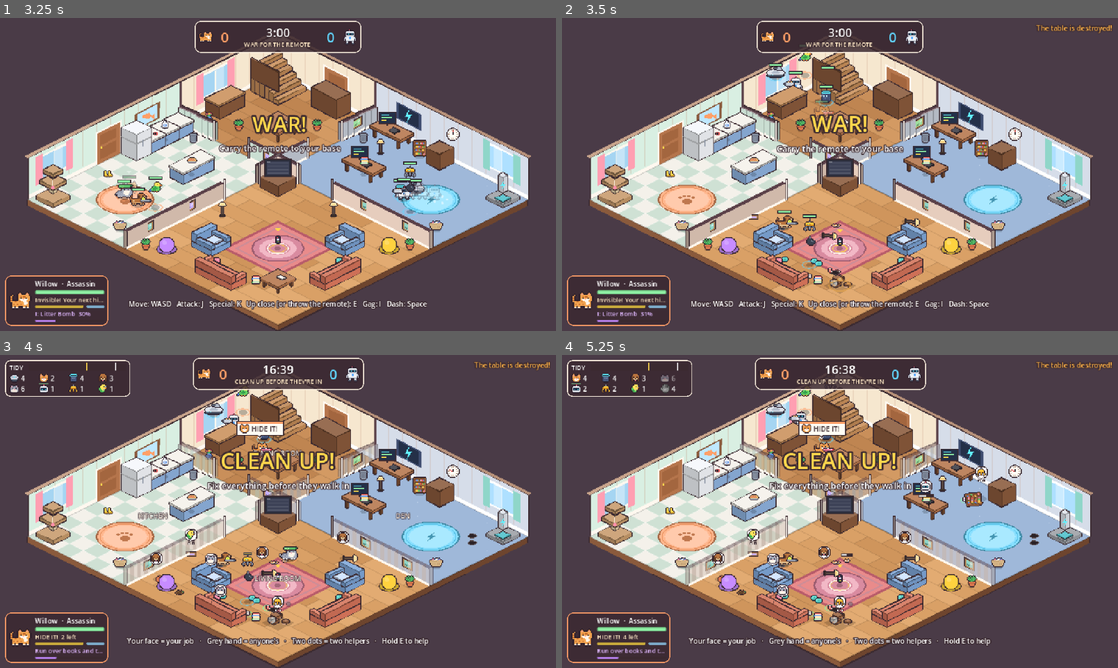
Above: before the commit, frames 1-4 (two rows, left to right).
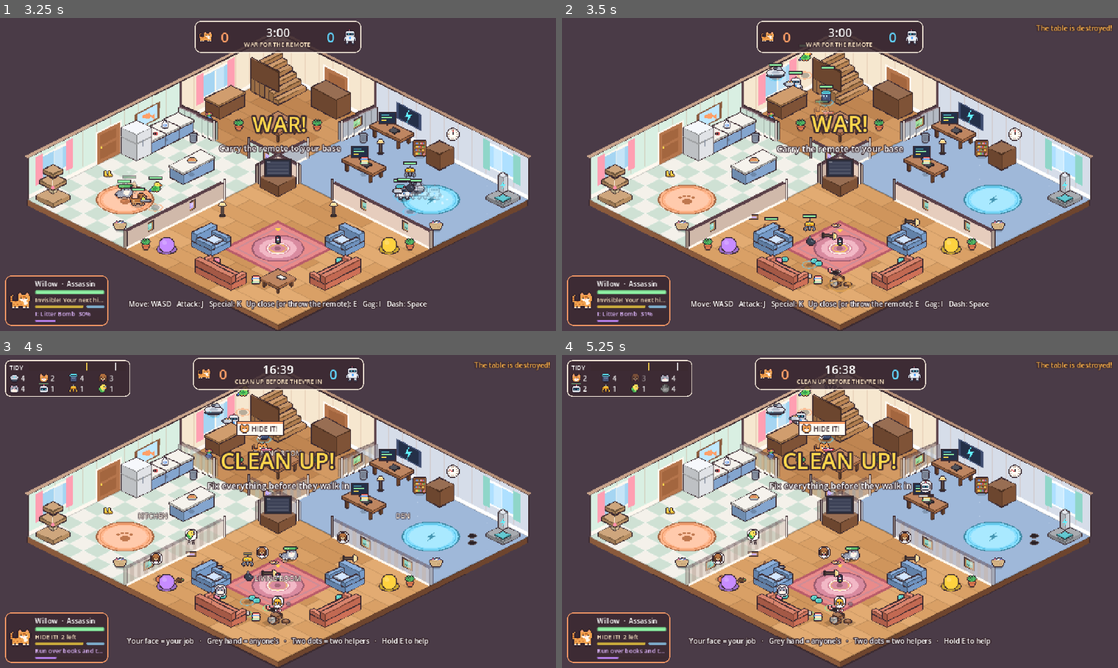
Above: after the commit, the same moments.

Repository: YourLifewithAI/WillowVSTheWorld
Game: Godot game, scene res://tests/chores_test.tscn
The game is run twice, just before and just after one commit, with the same random seed, the same clock (stepped at 60 frames per second) and the same inputs. This scene is started directly instead of the project's main scene.
Inputs (mouse positions are in pixels of both pictures, inside the frame that each line leads up to):
- Up to frame 1 (3.25 s): tap Enter at 0.5 s; move the mouse to (400, 158) at 0.52 s; hold D (move_right) 0.53-1.25 s; hold E (interact) 0.53-1.25 s; tap I (gag) at 0.6 s; click (400, 158) at 0.67 s; drag from (166, 190) to (250, 237) at 1.27 s; tap Space (dash) at 2 s; move the mouse to (333, 105) at 2.02 s; hold D (move_right) 2.03-2.75 s; hold J (attack) 2.03-2.75 s; tap E (interact) at 2.3 s; drag from (250, 237) to (111, 127) at 2.77 s
- Up to frame 2 (3.5 s): no input
- Up to frame 3 (4 s): move the mouse to (444, 558) at 3.52 s; hold A (move_left) from 3.53 s (still down); hold E (interact) from 3.53 s (still down); tap I (gag) at 3.6 s
- Up to frame 4 (5.25 s): release A (move_left) at 4.25 s; release E (interact) at 4.25 s; drag from (673, 464) to (756, 433) at 4.27 s; move the mouse to (867, 511) at 5.02 s; hold S (move_down) from 5.03 s (still down); hold E (interact) from 5.03 s (still down); tap K (special) at 5.1 s; click (867, 511) at 5.17 s

Frame 1 is identical in both runs. In frame 2, 0.2% of the frame differs, in the area x 36-43%, y 61-74%; in frame 3, 0.2%; in frame 4, 0.8%, in the area x 3-77%, y 6-91%.

Commit message:
Cleanup review fixes: Pepper never gets stuck carrying, idle means idle
From a review of the cleanup-by-specialty commit:

- Pepper could pick up something whose home he can't reach (the
  Farmhouse boots lived on top of the dog bed) and carry it forever,
  blocking it and the remote. The boots now sit on the floor; delivery
  also counts at the nearest reachable spot to an item's home; pressing
  the button puts a carried thing down (he won't grab it straight back);
  a bot Pepper gives up after 8 s.
- An owner counted as idle 8 s after last *finishing* a job, so long jobs
  flipped their chore to the grey hand mid-job. Any progress now counts.
- When a person and a bot pick the same character, the person keeps the
  chore and the bot takes the spare one; the card's hint now describes
  the chore you actually got, not your character's usual one.
- Crash reports are only believed right after the host knocked that
  player flying, right against the piece, once per moment.
- At the mess cap, new mess grows the nearest pile that still has room,
  or spills a few past the cap, instead of vanishing.
- A bot handing a character back (or a player leaving) drops its job
  target and claims.
- "ALL DONE!" waits until repair steps still to come are done too.
- chores_test: 54 checks (crash validation, mid-job activity, put-down,
  person-keeps-chore).

Co-Authored-By: Claude Opus 5.5 <noreply@anthropic.com>
Claude-Session: https://claude.ai/code/session_01GpnygafYhKCV3iTwLEyBty

Diff:
--- a/game/scenes/maps/farmhouse.tscn
+++ b/game/scenes/maps/farmhouse.tscn
@@ -273,7 +273,7 @@
 sprite_name = "boots"
 
 [node name="BootsBase" type="Node2D" parent="Entities"]
-position = Vector2(-201.6, 113.6)
+position = Vector2(-172.8, 128)
 script = ExtResource("5_mess")
 sprite_name = "boots"
 
--- a/game/scenes/match/bot_brain.gd
+++ b/game/scenes/match/bot_brain.gd
@@ -345,6 +345,7 @@
 var _job_progress := -1.0
 var _job_stalled := 0.0
 var _job_closest := INF
+var _carry_t := 0.0
 var _replan_t := 0.0
 var _look_t := 0.0
 var _skip: Dictionary = {}  # jobs this bot gave up on -> seconds before it tries again
@@ -360,8 +361,17 @@
 		return
 	var held := arena.carried_by(me)
 	if held:
-		inp["move"] = _steer(held.home, delta) * BOT_PACE  # he drops it once he's there
-		return
+		# Home (or as close as anyone gets); he drops it in place once he's there.
+		# Stuck for too long? Put it down and leave it for someone else.
+		_carry_t += delta
+		if _carry_t > 8.0:
+			inp["interact"] = true
+			_skip[held] = 10.0
+			_carry_t = 0.0
+			return
+		inp["move"] = _steer(arena.level.walkable(held.home), delta) * BOT_PACE
+		return
+	_carry_t = 0.0
 	for job in _skip.keys():  # (some may be freed by now)
 		_skip[job] -= delta
 		if _skip[job] <= 0.0:
--- a/game/scenes/match/hud.gd
+++ b/game/scenes/match/hud.gd
@@ -347,8 +347,8 @@
 	var gag_label: Label = c["gag_label"]
 	var gag_name: String = me.data["gag"]["name"]
 	if arena.phase == Match.Phase.CLEANUP or arena.phase == Match.Phase.WHISTLE:
-		# How this character cleans.
-		gag_label.text = String(me.data["tidy_note"]).replace("{interact}", keys["interact"])
+		# How to do the chore this character got (a spare hand's isn't its usual one).
+		gag_label.text = Chores.how(arena.my_chore(me), arena.has_owner_move(me)).replace("{interact}", keys["interact"])
 		gag_label.modulate.a = 1.0
 	elif me.gag_t > 0.0:
 		gag_label.text = "%s!" % gag_name.to_upper()
--- a/game/scenes/match/match.gd
+++ b/game/scenes/match/match.gd
@@ -32,6 +32,8 @@
 const FLIP_KNOCK := 220.0
 ## Most bits of floor mess allowed at once (after that, piles just grow).
 const MAX_DEBRIS := 140
+## ...plus this many more when every pile of that kind of mess is already as big as it gets.
+const MAX_DEBRIS_EXTRA := 40
 ## Floor pixels in one tile.
 const TILE := 22.63
 ## How a bit of floor mess got cleaned (for the effect everyone sees).
@@ -93,6 +95,10 @@
 var _swat_cd: Dictionary = {}  # Willow pid -> seconds until the next swat
 var _thump_cd: Dictionary = {}  # Bass pid -> seconds until the next THUMP
 var _carried: Dictionary = {}  # Pepper pid -> MessItem he's carrying home
+var _knocked_at: Dictionary = {}  # pid -> when the host last knocked them flying
+var _crash_seen: Dictionary = {}  # Vector2i(pid, furniture index) -> when a crash into it was last counted
+var _put_down: Dictionary = {}  # Pepper pid -> [MessItem he just put down, when]
+var _was_holding: Dictionary = {}  # pid -> held interact last tick (a fresh press drops what Pepper carries)
 var _worked: Dictionary = {}  # jobs someone worked last tick
 var _credit: Dictionary = {}  # job -> {pid: work done on it}
 var _chore_log: Dictionary = {}  # chore -> {"done", "owner", "other"} weight cleared
@@ -223,6 +229,7 @@
 		if not is_lost and _stand_ins.has(p):
 			_stand_ins.erase(p)
 			p.brain = SeatInput.new(p.seat)
+			_forget_bot_plans(p)
 		elif is_lost and not _stand_ins.has(p) and not p.brain is BotBrain and not can_pause() \
 				and multiplayer.is_server() and not Net.options.has("autopilot"):
 			_stand_ins[p] = true
@@ -742,6 +749,8 @@
 			_drop_remote(t.position)
 			_cl_event.rpc("%s dropped the remote! (butterfingers)" % t.display_name, Roster.TEAM_COLORS[t.team])
 	var hop := float(spec.get("effect_value", 0.0)) if effect == "knockup" else 0.0
+	if knock >= Player.TUMBLE_SPEED:
+		_knocked_at[t.pid] = work_clock  # (so a crash report that follows is believable)
 	_cl_damaged.rpc(t.pid, t.hp, d * knock, stun, ambushed, hop)
 	if t.hp <= 0:
 		_ko(t, a)
@@ -964,8 +973,15 @@
 func _assign_chores() -> void:
 	specialty.clear()
 	var totals := chore_totals()
+	# People first (in seat order), then bots: if a bot picked the same
+	# character as a person, the bot is the one who takes another chore.
 	var ids: Array = players.keys()
-	ids.sort()
+	ids.sort_custom(func(a: int, b: int) -> bool:
+		var pa: Player = players[a]
+		var pb: Player = players[b]
+		if pa.is_bot != pb.is_bot:
+			return not pa.is_bot
+		return a < b)
 	var taken := {}
 	var spare: Array[int] = []
 	for pid: int in ids:
@@ -1275,6 +1291,7 @@
 		var credit: Dictionary = _credit.get_or_add(job, {})
 		for pid: int in rates:
 			credit[pid] = float(credit.get(pid, 0.0)) + rates[pid] * delta
+			_last_work[pid] = work_clock  # making progress, so not idle
 	if progress >= 1.0:
 		_finish_job(job, owner_on, helpers, send)
 	else:
@@ -1360,6 +1377,12 @@
 	for p: Player in players.values():
 		var from: Vector2 = _prev_pos.get(p.pid, p.position)
 		_prev_pos[p.pid] = p.position
+		var pressed: bool = p.interacting and not _was_holding.get(p.pid, false)
+		_was_holding[p.pid] = p.interacting
+		# Pressing the button with something in your mouth puts it down.
+		if pressed and _carried.has(p.pid):
+			_drop_carried(p.pid, p.position)
+			continue
 		if p.is_ko or p.captured_by != 0:
 			continue
 		var c := my_chore(p)
@@ -1406,16 +1429,22 @@
 func _fetch(p: Player, from: Vector2) -> void:
 	if _carried.has(p.pid):
 		var held: MessItem = _carried[p.pid]
-		if Iso.fdist(p.position, held.home) <= Chores.DELIVER_RADIUS:
+		_last_work[p.pid] = work_clock  # carrying it home is work too
+		# Its place, or as close to it as anyone can get (it may live on top of something).
+		if Iso.fdist(p.position, held.home) <= Chores.DELIVER_RADIUS \
+				or Iso.fdist(p.position, level.walkable(held.home)) <= 6.0:
 			_carried.erase(p.pid)
 			_give_credit(Chores.Chore.FETCH, held.weight(), {p.pid: 1.0})
 			_cl_mess_state.rpc(held.index, false, Vector2.ZERO, 0)
 		return
 	if remote.state == TVRemote.State.CARRIED and remote.carrier_pid == p.pid:
 		return
+	var dropped: Array = _put_down.get(p.pid, [null, -99.0])
 	for item in level.mess_items:
 		if not item.knocked or item.carrier != 0 or item.chore() != Chores.Chore.FETCH:
 			continue
+		if item == dropped[0] and work_clock - float(dropped[1]) < 1.5:
+			continue  # he's only just put it down
 		if Iso.segment_fdist(item.position, from, p.position) > Chores.FETCH_RADIUS or not _reachable(p, item.position):
 			continue
 		if item.stray():
@@ -1432,6 +1461,7 @@
 func _drop_carried(pid: int, at: Vector2) -> void:
 	var item: MessItem = _carried[pid]
 	_carried.erase(pid)
+	_put_down[pid] = [item, work_clock]
 	_cl_mess_state.rpc(item.index, true, level.clamp_to_floor(at) - item.home, 0)
 
 
@@ -1560,6 +1590,7 @@
 				_capture(t, z, Player.Capture.SWALLOWED, float(g["swallow_time"]))
 			elif d <= float(g["radius"]) and pulse:
 				var toward := Iso.to_floor(z.position - t.position).normalized()
+				_knocked_at[t.pid] = work_clock
 				_cl_pull.rpc(t.pid, toward * float(g["pull"]))
 	# Captures run out: spit them out / drop them.
 	for tid: int in _captures.keys():
@@ -1703,6 +1734,13 @@
 	if Iso.fdist(by.position, f.position) > 420.0:
 		return
 	if ability < 0:
+		# A crash: only right after the host knocked them flying, right up
+		# against it, and once per piece per moment.
+		var key := Vector2i(pid, idx)
+		if work_clock - float(_knocked_at.get(pid, -99.0)) > 2.0 or f.distance_to(by.position) > Player.BODY_RADIUS + 16.0 \
+				or work_clock - float(_crash_seen.get(key, -99.0)) < 0.3:
+			return
+		_crash_seen[key] = work_clock
 		_scuff(by.position)  # a crash leaves a mark on the floor
 	if f is WallPanel:
 		_drop_pictures(f, Iso.to_floor(f.position - by.position))
@@ -1870,28 +1908,34 @@
 	var spec: Array = Chores.DEBRIS.get(kind, [Chores.Chore.FLOOR, 0.5, 0.4])
 	# A fresh KO pile on top of an old one just makes that one bigger.
 	if kind in ["fur", "bolts"]:
-		var pile := _nearest_debris(pos, Chores.MERGE_RADIUS, kind, -1)
+		var pile := _nearest_debris(pos, Chores.MERGE_RADIUS, kind, -1, true)
 		if pile and _grow(pile):
 			return
 	# The house can only hold so much: after that, the nearest pile of the same
-	# kind of mess grows instead, so it still counts.
+	# kind of mess with room to grow gets bigger instead, so it still counts
+	# (and if there's none, a few more fit in after all).
 	if debris.size() >= MAX_DEBRIS:
-		var pile := _nearest_debris(pos, INF, "", spec[0])
+		var pile := _nearest_debris(pos, INF, "", spec[0], true)
 		if pile:
 			_grow(pile)
-		return
+			return
+		if debris.size() >= MAX_DEBRIS + MAX_DEBRIS_EXTRA:
+			return
 	var id := _next_debris_id
 	_next_debris_id += 1
 	var jitter := Iso.to_screen(Vector2(randf_range(-6, 6), randf_range(-6, 6)))
 	_cl_debris_add.rpc(id, kind, _free_floor_spot(pos + jitter))
 
 
-## The nearest pile of a kind (or of a chore) within `radius`, or null.
-func _nearest_debris(pos: Vector2, radius: float, kind: String, chore: int) -> Debris:
+## The nearest pile of a kind (or of a chore) within `radius` (that can
+## still grow, if `room`), or null.
+func _nearest_debris(pos: Vector2, radius: float, kind: String, chore: int, room: bool = false) -> Debris:
 	var best: Debris = null
 	var best_d := radius
 	for d: Debris in debris.values():
 		if (kind != "" and d.kind != kind) or (chore >= 0 and d.chore != chore):
+			continue
+		if room and d.growth >= Chores.MAX_GROWTH - 0.001:
 			continue
 		var dist := Iso.fdist(d.position, pos)
 		if dist < best_d:
@@ -2024,8 +2068,18 @@
 func _cl_remove_player(id: int) -> void:
 	if players.has(id):
 		hud.feed("%s went home." % players[id].display_name, Color.WHITE)
+		_forget_bot_plans(players[id])
 		players[id].queue_free()
 		players.erase(id)
+
+
+## A bot stops driving this character (its person is back, or they left):
+## let go of the job it was heading for.
+func _forget_bot_plans(p: Player) -> void:
+	p.focus_job = null
+	for job in claims.keys():
+		if claims[job] == p.pid:
+			claims.erase(job)
 
 
 func summary() -> String:
--- a/game/scenes/match/player.gd
+++ b/game/scenes/match/player.gd
@@ -1044,7 +1044,9 @@
 		return
 	_pointer_t = 0.25
 	_pointer = arena.pointer_for(self)
-	var done: bool = arena.my_chore(self) != Chores.Chore.NONE and not _pointer.get("own", false)
+	# Done once nothing of this chore is left, not even steps still to come.
+	var mine := arena.my_chore(self)
+	var done: bool = mine != Chores.Chore.NONE and int(arena.chore_totals().get(mine, [0, 0.0])[0]) == 0
 	if done and not _all_done:
 		Fx.text(arena.level.entities, position + Vector2(0, -sprite_height() - 12), "ALL DONE! HELP!", marker_color())
 		Audio.play_at("c_done", arena.level.entities, position)
--- a/game/scripts/core/chores.gd
+++ b/game/scripts/core/chores.gd
@@ -27,6 +27,18 @@
 const VERB := {
 	Chore.FLOOR: "VACUUM!", Chore.CLUTTER: "HIDE IT!", Chore.STAIN: "THUMP!", Chore.FETCH: "FETCH!",
 	Chore.SOFT: "KNEAD!", Chore.REPAIR: "FIX IT!", Chore.LIFT: "LIFT!", Chore.HIGH: "UP HIGH!",
+}
+## How to do each chore, for the card at the bottom of the screen: holding
+## interact at each job, or (for owners with a move of their own) their way.
+const HOW := {
+	Chore.FLOOR: "Hold {interact} by fur, dust and crumbs", Chore.CLUTTER: "Hold {interact} by books, toys and socks",
+	Chore.STAIN: "Hold {interact} by stains", Chore.FETCH: "Hold {interact} by knocked-over things",
+	Chore.SOFT: "Hold {interact} by cushions and saggy couches", Chore.REPAIR: "Hold {interact} by cracked and broken things",
+	Chore.LIFT: "Hold {interact} by heavy things and wrecks", Chore.HIGH: "Hold {interact} by pictures and high things",
+}
+const MOVE_HOW := {
+	Chore.FLOOR: "Drive over fur, dust and crumbs", Chore.CLUTTER: "Run over books and toys to hide them",
+	Chore.STAIN: "Hold {interact} to THUMP the stains away", Chore.FETCH: "Run into knocked-over things ({interact}: drop)",
 }
 ## The sound of doing it properly.
 const SOUND := {
@@ -103,6 +115,13 @@
 	return Chore.NONE
 
 
+## How to do `chore`; `own_move` if this is the owner's own character.
+static func how(chore: int, own_move: bool) -> String:
+	if own_move and MOVE_HOW.has(chore):
+		return MOVE_HOW[chore]
+	return HOW.get(chore, "Hold {interact} by anything to help")
+
+
 static func face(chore: int) -> String:
 	return "face_" + String(OWNER[chore]) if OWNER.has(chore) else "face_anyone"
 
--- a/game/tests/chores_test.gd
+++ b/game/tests/chores_test.gd
@@ -87,10 +87,15 @@
 	check(arena.debris.size() == before + 1 and is_equal_approx(pile.weight, 0.5), "a second KO pile merges into the first")
 	# A crash leaves a scuff (one per spot), and any hit to a wall knocks its picture down.
 	var pepper: Player = cast["pepper"]
-	_place(pepper, 9.0, 13.0)
-	arena._srv_furniture_hit(_furniture("ArmchairPets").index, 18.0, pepper.pid, -1)
-	arena._srv_furniture_hit(_furniture("ArmchairPets").index, 18.0, pepper.pid, -1)
-	check(_count("scuff") == 1, "crashing into furniture leaves one scuff per spot")
+	_place(pepper, 9.4, 14.2)
+	var chair := _furniture("ArmchairPets")
+	arena._srv_furniture_hit(chair.index, 18.0, pepper.pid, -1)
+	check(_count("scuff") == 0 and chair.hp == chair.max_hp, "a crash report nobody was knocked into is ignored")
+	arena._knocked_at[pepper.pid] = arena.work_clock
+	arena._srv_furniture_hit(chair.index, 18.0, pepper.pid, -1)
+	arena._srv_furniture_hit(chair.index, 18.0, pepper.pid, -1)
+	check(_count("scuff") == 1 and chair.hp == chair.max_hp - Player.CRASH_DAMAGE,
+		"crashing into furniture leaves a scuff and a dent (once per crash)")
 	var pic := _item("PicLivingW1")
 	var panel: WallPanel = null
 	for idx: int in arena._pictures:
@@ -142,6 +147,11 @@
 	_refresh()
 	rate = await _rate(butler, crack, 30)
 	check(absf(rate - Chores.OWNER_RATE) < 0.08, "its owner works at full speed (%.2f)" % rate)
+	arena._last_work[butler.pid] = arena.work_clock - Chores.IDLE_TIME - 1.0
+	await frames(2)
+	await _rate(butler, crack, 8)
+	check(butler.pid in arena.chore_owners.get(Chores.Chore.REPAIR, []) and crack.current_chore() == Chores.Chore.REPAIR,
+		"an owner partway through a long job counts as working (before it's finished)")
 	_park(butler)
 	# Zoomba wanders off: floor mess is anyone's, at half speed, with his face faded on it.
 	_refresh()
@@ -240,6 +250,15 @@
 	await frames(5)
 	check(r.carrier_pid != pepper.pid, "...and can't grab the remote while he's carrying something")
 	arena._reset_remote()
+	puppets["pepper"].hold = true
+	await frames(3)
+	puppets["pepper"].hold = false
+	await frames(2)
+	check(lamp.carrier == 0 and lamp.knocked, "...can put it down by pressing the button")
+	await frames(95)  # (he won't grab it straight back)
+	_place_at(pepper, lamp.position)
+	await frames(3)
+	check(lamp.carrier == pepper.pid, "...and pick it up again")
 	_place_at(pepper, lamp.home + Iso.to_screen(Vector2(8, 0)))
 	await frames(3)
 	check(not lamp.knocked and lamp.carrier == 0, "...and drops it in its place")
@@ -273,7 +292,8 @@
 	arena._assign_chores()
 	var chores := willows.map(func(p: Player) -> int: return arena.my_chore(p))
 	check(willows.size() == 2 and Chores.Chore.CLUTTER in chores and Chores.Chore.SOFT in chores,
-		"when two people play Willow, one of them takes the biggest chore nobody owns (%s)" % str(chores))
+		"when two play Willow, one of them takes the biggest chore nobody owns (%s)" % str(chores))
+	check(arena.my_chore(arena.local_player()) == Chores.Chore.CLUTTER, "...and it's the bot, not the person, who switches")
 	_finish()
 
 
Not shown, changed: docs/GAME_DESIGN.md
